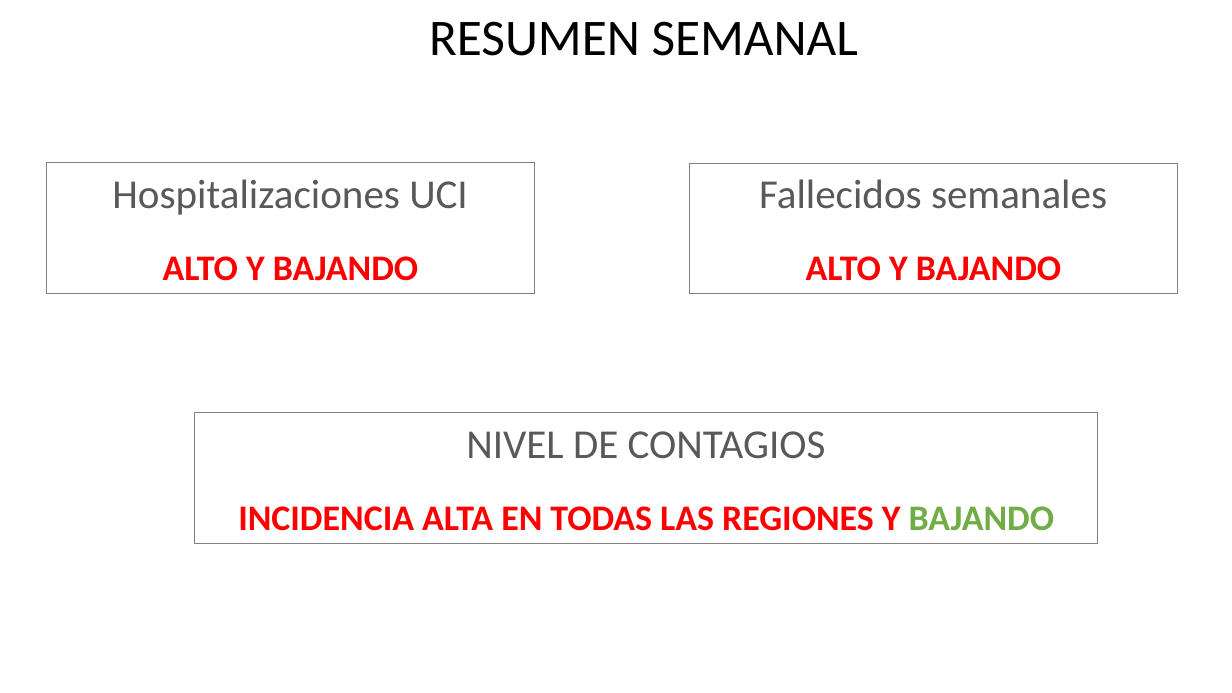
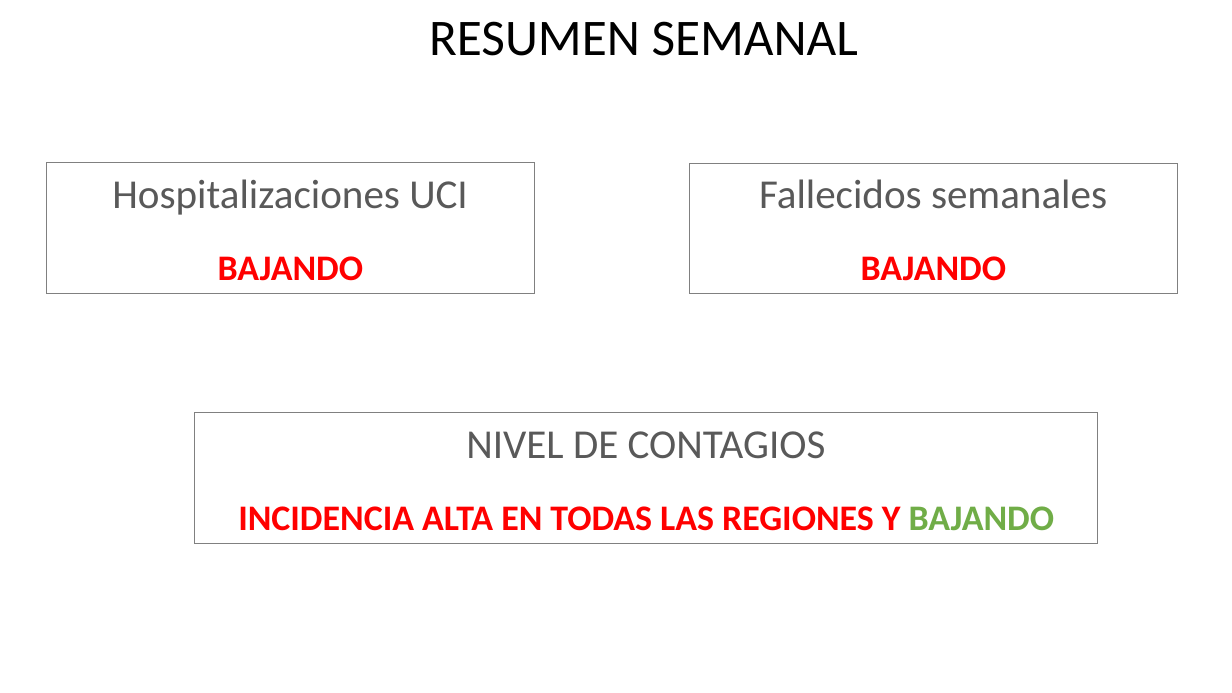
Before and after one commit to dataCovid19CL/capsulasSemanales, a slide deck: slide 16 of DATOS COVID Chile 2022 03 26.pptx. Drawn at 1232x693 pixels with LibreOffice and Linux fonts; fonts in the diff are those of the drawing. Boxes give left, top, right and bottom in pixels: in the first picture for what was removed or moved away, otherwise in the second. Text is boxed around its words. In the diff, an @@ line names an element or a change of style, - is before the commit and + after.

```diff
--- a/DATOS COVID Chile 2022 03 26.pptx
+++ b/DATOS COVID Chile 2022 03 26.pptx
@@ text in rectangle at (218,256,363,281): text changed @@
-ALTO Y BAJANDO
+BAJANDO
@@ text in rectangle at (861,256,1006,281): text changed @@
-ALTO Y BAJANDO
+BAJANDO
```
Also in this commit, not shown: 5 other slides changed.
